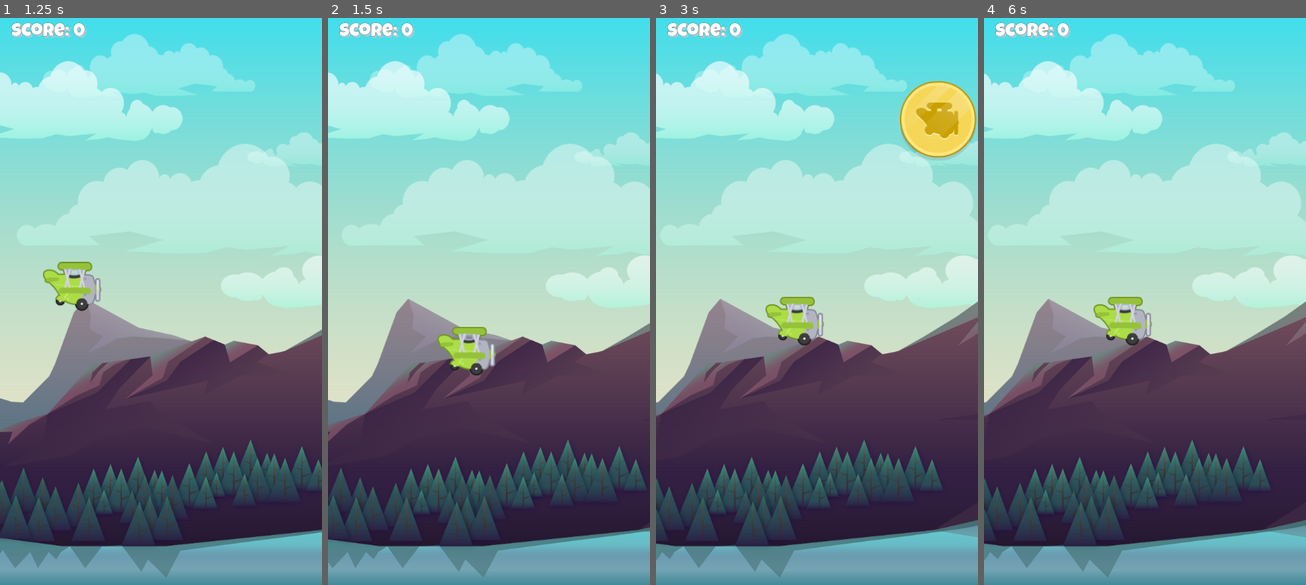
Above: before the commit, frames 1-4 (left to right).
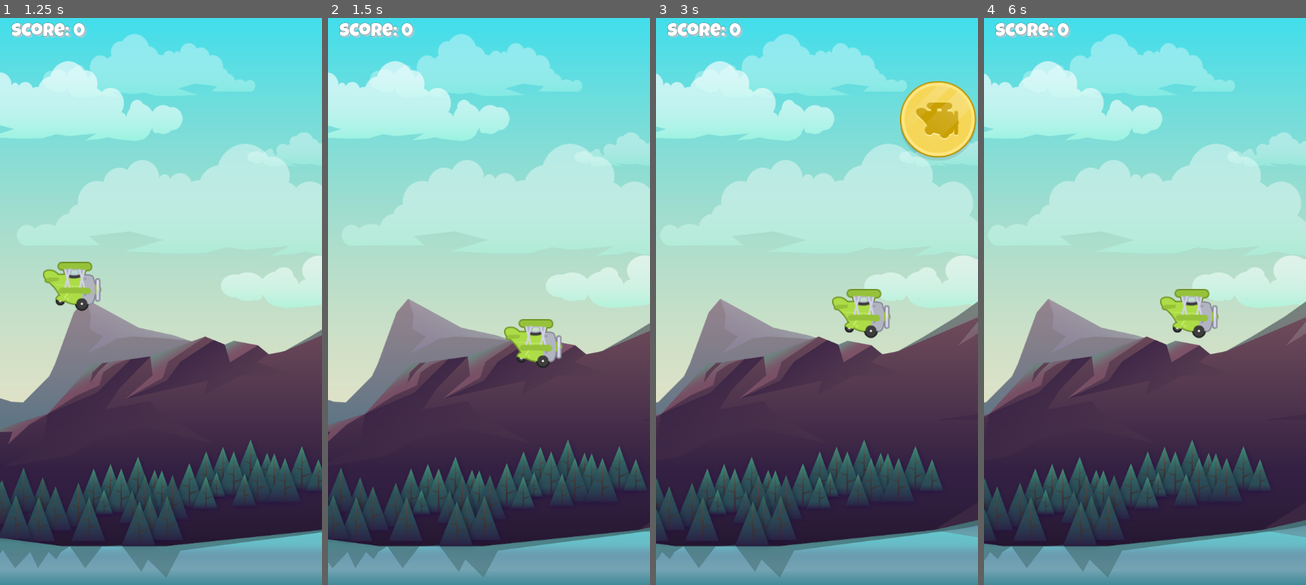
Above: after the commit, the same moments.

Repository: mikabrytu/Tappy-plane
Game: Godot game, scene res://scenes/menu/menu.tscn
Two runs of this game, one before a commit and one after it. Both use one fixed random seed, a clock stepped at 60 frames per second and the inputs below.
Inputs (mouse positions are in pixels of both pictures, inside the frame that each line leads up to):
- Up to frame 1 (1.25 s): tap Enter (ui_accept) at 0.5, 0.77 s; move the mouse to (231, 267) at 0.52 s; click (231, 267) at 0.6 s
- Up to frame 2 (1.5 s): move the mouse to (424, 324) at 1.27 s; right-click (424, 324) at 1.35 s; click (424, 324) at 1.42 s
- Up to frame 3 (3 s): tap Enter (ui_accept) at 1.52 s; move the mouse to (849, 171) at 2.02 s; click (849, 171) at 2.1 s; move the mouse to (800, 414) at 2.77 s; right-click (800, 414) at 2.85 s; click (800, 414) at 2.92 s
- Up to frame 4 (6 s): tap Enter (ui_accept) at 3.02, 3.77, 4.52 s; move the mouse to (1241, 386) at 3.52 s; click (1241, 386) at 3.6 s; move the mouse to (1048, 210) at 4.27 s; right-click (1048, 210) at 4.35 s; click (1048, 210) at 4.42 s; move the mouse to (1161, 295) at 5.02 s; click (1161, 295) at 5.1 s; move the mouse to (1096, 154) at 5.77 s; right-click (1096, 154) at 5.85 s; click (1096, 154) at 5.92 s

Frame 1 is identical in both runs. In frame 2, 2.0% of the frame differs, in the area x 34-73%, y 53-64%; in frame 3, 2.1%, in the area x 34-73%, y 47-58%; in frame 4, 2.1%.
Error in both runs: Attempt to call function 'get_16' in base 'null instance' on a null instance. (res://singletons/game_manager.gd:42)

Commit message:
apply tween to reset player position after attack

Diff:
--- a/scenes/player/player.gd
+++ b/scenes/player/player.gd
@@ -8,8 +8,8 @@
 @export var min_fall_velocity: float = 300.0
 @export_category("Attack")
 @export var attack_impulse: float = 750
-@export var attack_gravity: float = 1.5
 @export var attack_rest_timer: float = 0.5
+@export var reset_position_duration: float = 0.5
 @export_category("Animation")
 @export var min_angle: float = 30.0 # Positive angles are actually aiming down and vice versa
 @export var max_angle: float = -30.0
@@ -55,12 +55,21 @@
 
 
 func _attack():
+	var reset_position = position
+
 	linear_velocity = Vector2.ZERO
-	gravity_scale = attack_gravity
+	gravity_scale = 0
 	apply_central_impulse(Vector2.RIGHT * attack_impulse)
 
 	await get_tree().create_timer(attack_rest_timer).timeout
 
+	reset_position.y = position.y
+	var tween = create_tween()
+	tween.tween_property(self, "position", reset_position, reset_position_duration)
+	tween.tween_callback(_reset_physics)
+
+
+func _reset_physics():
 	linear_velocity = Vector2.ZERO
 	gravity_scale = _original_gravity
 
--- a/scenes/player/player.tscn
+++ b/scenes/player/player.tscn
@@ -82,9 +82,9 @@
 script = ExtResource("1_ejheb")
 fly_impulse = 500.0
 min_fall_velocity = 100.0
-attack_impulse = 1000.0
-attack_gravity = 2.0
-attack_rest_timer = 0.35
+attack_impulse = 2000.0
+attack_rest_timer = 0.225
+reset_position_duration = 0.8
 
 [node name="AnimatedSprite2D" type="AnimatedSprite2D" parent="."]
 sprite_frames = SubResource("SpriteFrames_ohdba")
